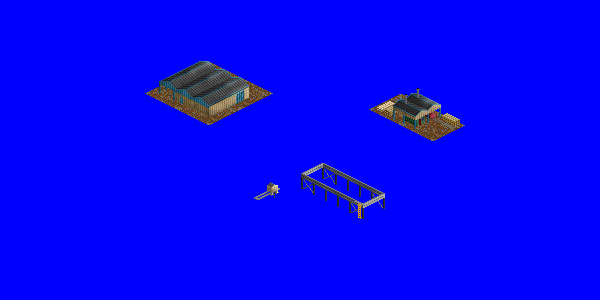
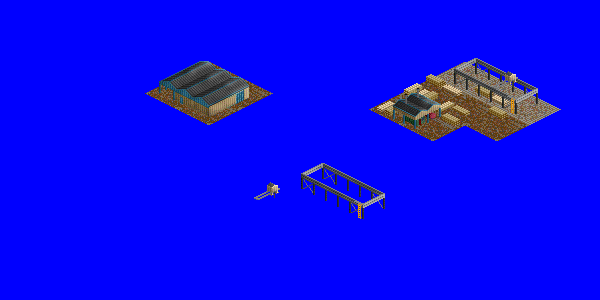
Revision of a layered w=600, h=300 image; what changed, layer by layer:
added layer "crane shaded copy" above "crane shaded" over [492, 71, 518, 89]
showed group "Wood Stacks 1" (7 layers) over [401, 74, 529, 141]
showed group "Crane (wood)" (9 layers) over [433, 58, 561, 125]
